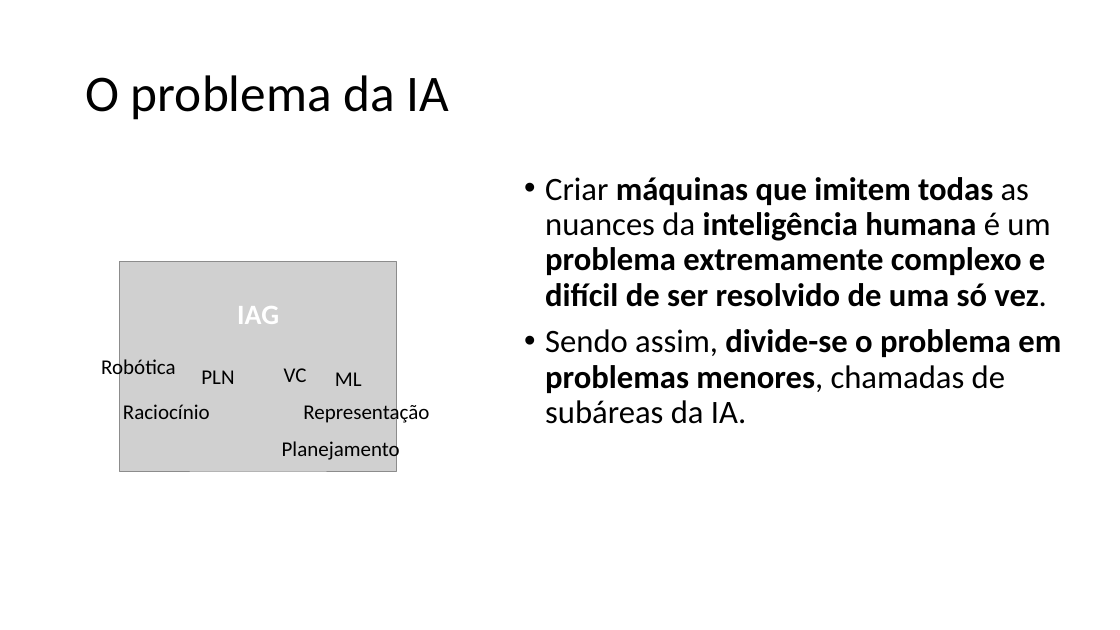
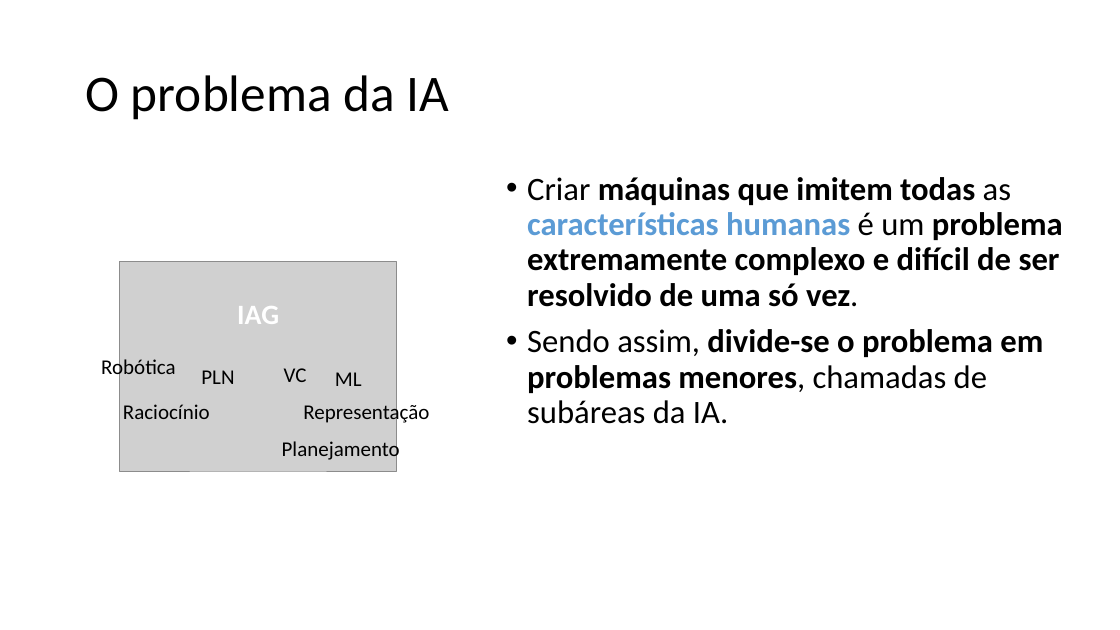
Before and after one commit to zz4fap/c24_inteligencia_artificial, a slide deck: slide 41 of slides/C24_Introdução.pptx (slide 40 before the commit). Drawn at 1120x630 pixels with LibreOffice and Linux fonts; fonts in the diff are those of the drawing; grey boxes stand for pictures. Boxes give left, top, right and bottom in pixels: in the first picture for what was removed or moved away, otherwise in the second. Text is boxed around its words. In the diff, an @@ line names an element or a change of style, - is before the commit and + after.

```diff
--- a/slides/C24_Introdução.pptx
+++ b/slides/C24_Introdução.pptx
@@ text "Criar máquinas que imitem todas ...": place and size @@
-text "Criar máquinas que imitem todas ..." at [545,177,1061,424]
+text "Criar máquinas que imitem todas ..." at [527,177,1063,424]
@@ text at [527,177,1063,307]: text changed @@
-• Criar máquinas que imitem todas as nuances da inteligência humana é um problema extremamente complexo e difícil de ser resolvido de uma só vez.
+• Criar máquinas que imitem todas as características humanas é um problema extremamente complexo e difícil de ser resolvido de uma só vez.
```
Also in this commit, not shown: 7 other slides changed, 1 slide added, 1 other file.
